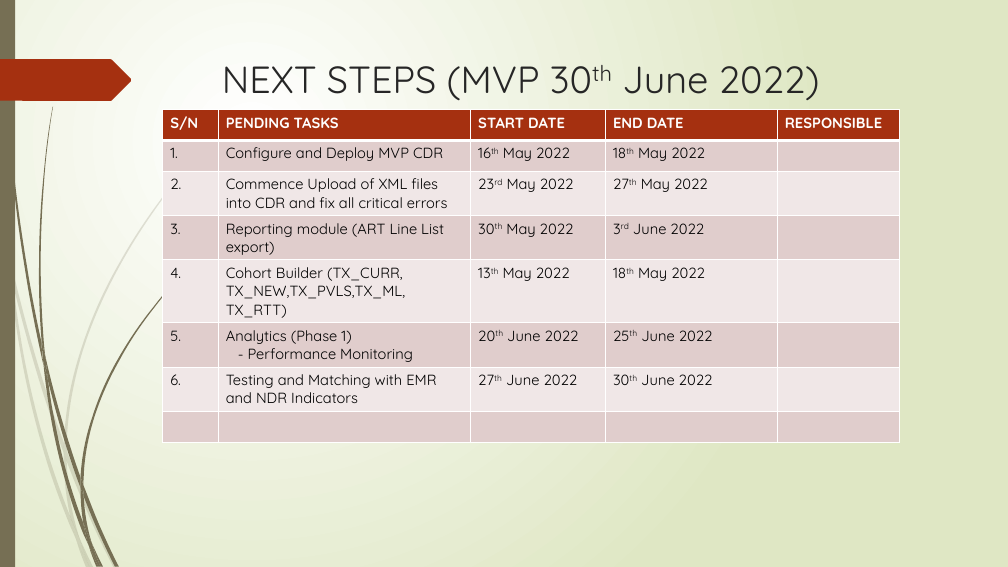
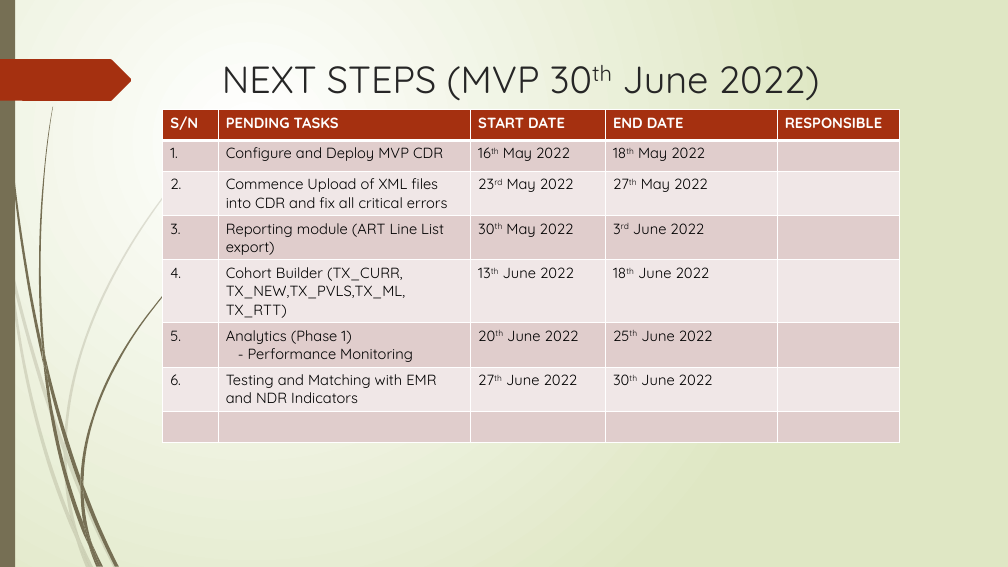
Before and after one commit to IHV-Nigeria/file_and_resources, a slide deck: slide 13 of Documentations/IHVN PROGRAM DASHBOARD.pptx. Drawn at 1008x567 pixels with LibreOffice and Linux fonts; fonts in the diff are those of the drawing. Boxes give left, top, right and bottom in pixels: in the first picture for what was removed or moved away, otherwise in the second. Text is boxed around its words. In the diff, an @@ line names an element or a change of style, - is before the commit and + after.

Commit message:
Updated powerpoint

```diff
--- a/Documentations/IHVN PROGRAM DASHBOARD.pptx
+++ b/Documentations/IHVN PROGRAM DASHBOARD.pptx
@@ table at (x1=163, y1=110, x2=899, y2=416) @@
-row 5, column 3: 13th May 2022
+row 5, column 3: 13th June 2022
-row 5, column 4: 18th May 2022
+row 5, column 4: 18th June 2022
```
Also in this commit, not shown: 1 other file.
